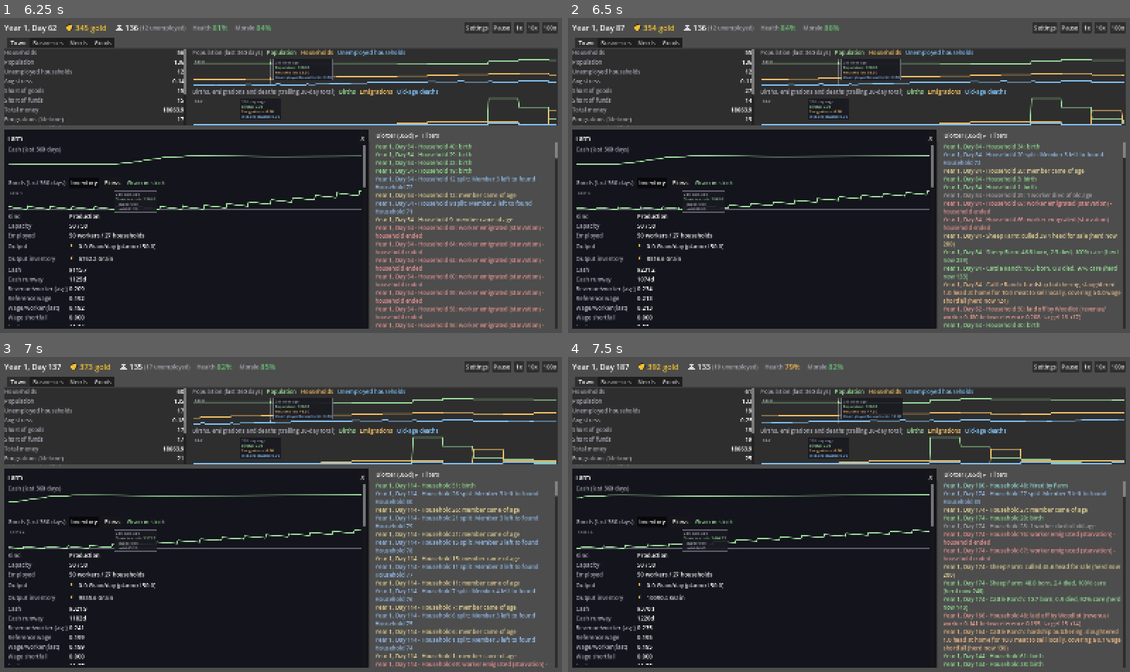
Above: before the commit, frames 1-4 (two rows, left to right).
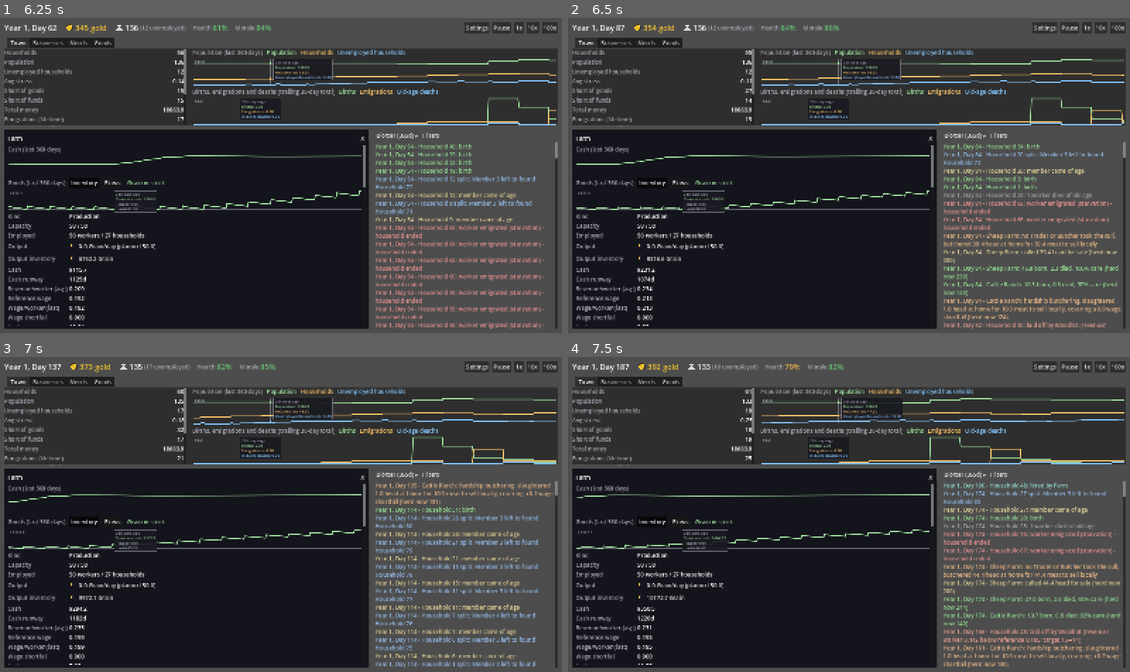
Above: after the commit, the same moments.

Repository: forsman5/sitka
Game: Godot game, scene res://scenes/sim/he_dashboard.tscn
Two runs of this game, one before a commit and one after it. Both use one fixed random seed, a clock stepped at 60 frames per second and the inputs below. This scene is started directly instead of the project's main scene.
Inputs (mouse positions are in pixels of both pictures, inside the frame that each line leads up to):
- Up to frame 1 (6.25 s): click "1x" at 0.5 s; click "10x" at 1.25 s; click "100x" at 2 s; click "Farm" at 2.75 s; tap Enter at 3.5 s; drag from (376, 71) to (337, 106) at 3.52 s; drag from (376, 112) to (252, 238) at 4.27 s; move the mouse to (185, 166) at 5.02 s; hold Right (ui_right) 5.03-5.75 s; hold Alt 5.03-5.75 s; click (185, 166) at 5.17 s; drag from (185, 200) to (112, 128) at 5.77 s
- Up to frame 2 (6.5 s): no input
- Up to frame 3 (7 s): move the mouse to (449, 561) at 6.52 s; hold Left (ui_left) from 6.53 s (still down); tap F at 6.6 s; tap Space at 6.77 s
- Up to frame 4 (7.5 s): release Left (ui_left) at 7.25 s; drag from (680, 467) to (764, 435) at 7.27 s

Frame 1 is identical in both runs. In frame 2, 2.6% of the frame differs, in the area x 66-99%, y 68-99%; in frame 3, 1.7%; in frame 4, 3.0%, in the area x 3-99%, y 23-99%.

Commit message:
Ranches butcher culls at home when no Trader or Butcher can take them
A ranch no longer stockpiles culled livestock. A cull stays in inventory only
if a staffed Trader or Butcher exists in the settlement; otherwise the ranch
butchers it the same day, with the same poor yield and extra work as hardship
butchering, and the meat sells locally. Anything an outlet leaves unsold is
butchered at home when the next cull arrives, so inventory is bounded by one
review. Sheep farms get meat this way too (hardship slaughter still never
touches a live sheep herd).

Meat is now always listed in the local market while a ranch exists. Constants
renamed HARDSHIP_BUTCHER_* -> HOME_BUTCHER_* where they now cover both paths.
Hardship butchering charges its work to care without clamping at zero so the
cost carries into the next review.

Co-Authored-By: Claude Sonnet 5.5 <noreply@anthropic.com>

Diff:
--- a/scripts/sim/harness/run_household_economy.gd
+++ b/scripts/sim/harness/run_household_economy.gd
@@ -47,6 +47,7 @@
 	_check_herd_staffing_matters()
 	_check_herd_monetization()
 	_check_hardship_butchery_makes_local_meat()
+	_check_cull_without_outlet_is_butchered_at_home()
 	_check_butcher_processes_livestock()
 	_check_needs_catalog()
 	_check_need_substitutes()
@@ -1164,8 +1165,14 @@
 	_assert(sheep["herd_size"] > HEScenarioSeeds.SHEEP_STARTING_HERD, "Sheep herd should have grown from its seeded starting size")
 	_assert(cattle["herd_size"] <= HESimulation.HERD_CULL_TARGET[HEBusiness.Species.CATTLE] + EPSILON, "Cattle herd should never exceed its cull target, got %.2f" % cattle["herd_size"])
 	_assert(sheep["herd_size"] <= HESimulation.HERD_CULL_TARGET[HEBusiness.Species.SHEEP] + EPSILON, "Sheep herd should never exceed its cull target, got %.2f" % sheep["herd_size"])
-	_assert(cattle["stock"] > 0.0, "Cattle Ranch should have culled at least once by now, stock is still 0")
-	_assert(sheep["stock"] > 0.0, "Sheep Farm should have culled at least once by now, stock is still 0")
+	# Where a cull ends up (an outlet's inventory, or home-butchered into
+	# meat) depends on which businesses survived, so count the culls themselves.
+	var culled := {"Cattle": 0.0, "Sheep": 0.0}
+	for record in sim.get_daily_history(730):
+		for animal in culled.keys():
+			culled[animal] += (record["produced"] as Dictionary).get(animal, 0.0)
+	_assert(culled["Cattle"] > 0.0, "Cattle Ranch should have culled at least once in the last two years")
+	_assert(culled["Sheep"] > 0.0, "Sheep Farm should have culled at least once in the last two years")
 	_assert(sheep["wool_stock"] > 0.0, "Sheep Farm should have accumulated some wool by now")
 
 	var land_used: float = cattle["herd_size"] * HESimulation.CATTLE_LAND_PER_HEAD + sheep["herd_size"] * HESimulation.SHEEP_LAND_PER_HEAD
@@ -1305,7 +1312,7 @@
 	var day_one: Dictionary = sim.get_daily_history(1)[0]
 	_assert((day_one["exported"] as Dictionary).get("Cattle", 0.0) < 0.0001, "Hardship butchering must not be booked as a Trader export")
 	var made: float = (day_one["produced"] as Dictionary).get("Meat", 0.0)
-	_assert(made >= HESimulation.HARDSHIP_BUTCHER_MEAT_PER_HEAD[HEBusiness.Species.CATTLE], "The slaughter should produce meat, made %.1f" % made)
+	_assert(made >= HESimulation.HOME_BUTCHER_MEAT_PER_HEAD[HEBusiness.Species.CATTLE], "The slaughter should produce meat, made %.1f" % made)
 	_assert(ranch.stock(Commodity.Type.CATTLE) < 0.0001, "Home slaughter should not touch the culled-livestock inventory")
 	print("  slaughtered %.0f head -> %.1f meat on the shelf (herd %.1f -> %.1f)" % [ranch.last_hardship_butchered, made, herd_before, ranch.herd_size])
 
@@ -1321,6 +1328,34 @@
 	_assert(sim.businesses.has(ranch.id), "The ranch should survive on the meat it sells")
 	_assert(ranch.balance > balance_after_slaughter, "Meat sales should repay the ranch's debt")
 	_check_demographic_invariants(sim)
+
+## With no staffed Trader or Butcher, a ranch butchers its own cull the day it
+## happens: no standing livestock stock, and the meat is sold locally. With an
+## outlet staffed, the cull stays in inventory for it to buy.
+func _check_cull_without_outlet_is_butchered_at_home() -> void:
+	print("\n=== Culls with no Trader or Butcher are butchered at home ===")
+	var sim := _new_sim("build_three_business_economy")
+	for outlet_id in [HEScenarioSeeds.TRADER_BUSINESS_ID, HEScenarioSeeds.BUTCHER_BUSINESS_ID]:
+		var outlet: HEBusiness = sim.businesses[outlet_id]
+		outlet.capacity = 0
+		outlet.max_capacity = 0
+	var ranches := {}
+	for business_id in [HEScenarioSeeds.CATTLE_RANCH_BUSINESS_ID, HEScenarioSeeds.SHEEP_FARM_BUSINESS_ID]:
+		ranches[business_id] = sim.businesses[business_id]
+	sim.advance_ticks(24 * HESimulation.HERD_EVAL_INTERVAL_DAYS)
+	var produced_meat := 0.0
+	for record in sim.get_daily_history(24 * HESimulation.HERD_EVAL_INTERVAL_DAYS):
+		produced_meat += (record["produced"] as Dictionary).get("Meat", 0.0)
+	_assert(produced_meat > 0.0, "Home-butchered culls should produce meat")
+	for business_id in ranches.keys():
+		var ranch: HEBusiness = sim.businesses.get(business_id)
+		if ranch == null:
+			continue
+		var animals := ranch.stock(ranch.herd_commodity())
+		print("  %s: %d head of livestock held, %.1f meat made over the run" % [ranch.name, int(animals), produced_meat])
+		_assert(animals < 0.0001, "%s should hold no culled livestock without an outlet, holds %.1f" % [ranch.name, animals])
+	var sees_meat: bool = sim.get_market_summary().has("Meat")
+	_assert(sees_meat, "Meat should be listed in the local market once ranches home-butcher")
 
 ## The Butcher turns a ranch's cull into meat and leather instead of the Trader
 ## exporting it raw, and households eat the meat (twice grain's food value) and
--- a/scripts/sim/household_economy/he_dashboard.gd
+++ b/scripts/sim/household_economy/he_dashboard.gd
@@ -103,6 +103,7 @@
 	{"type": "business_failed", "label": "Business closures"},
 	{"type": "herd_birth", "label": "Herd births"},
 	{"type": "herd_cull", "label": "Herd culls"},
+	{"type": "home_butcher", "label": "Home butchering of culls"},
 	{"type": "hardship_butcher", "label": "Hardship butchering"},
 ]
 
@@ -2708,6 +2709,10 @@
 		"herd_cull":
 			var culling_ranch: String = _business_names.get(event["business_id"], "Business #%d" % event["business_id"])
 			return "[color=#d9c98f]%s - %s: culled %.1f head for sale (herd now %.0f)[/color]" % [day, culling_ranch, event["head"], event["herd_after"]]
+		"home_butcher":
+			var home_ranch: String = _business_names.get(event["business_id"], "Business #%d" % event["business_id"])
+			return "[color=#e0b080]%s - %s: no Trader or Butcher took the cull, butchered %.1f head at home for %.1f meat to sell locally[/color]" % [
+				day, home_ranch, event["head"], event["meat"]]
 		"hardship_butcher":
 			var owner_name: String = _business_names.get(event["business_id"], "Business #%d" % event["business_id"])
 			return "[color=#e0b080]%s - %s: hardship butchering, slaughtered %.1f head at home for %.1f meat to sell locally, covering a %.1f wage shortfall (herd now %.0f)[/color]" % [
--- a/scripts/sim/household_economy/he_simulation.gd
+++ b/scripts/sim/household_economy/he_simulation.gd
@@ -347,6 +347,12 @@
 ## same way a wage bill may run negative (WAGE_NEGATIVE_BALANCE_FLOOR_DAYS).
 const BUTCHERY_CREDIT_LIMIT := 2000.0
 
+## Home butchery: a ranch's culled animals go to a staffed Butcher or Trader
+## when one exists. Otherwise the ranch butchers them itself (see
+## _butcher_stock_at_home) -- same poor yield and extra work as below, so it
+## is never preferred over a real outlet -- so a ranch never holds a standing
+## stock of livestock. Its meat is sold locally like a hardship slaughter's.
+##
 ## Hardship butchering (see _hardship_butcher_if_needed): a herd has no
 ## guaranteed near-term payoff the way a field does -- its cull can be many
 ## HERD_EVAL_INTERVAL_DAYS cycles away from a fresh or just-culled herd, far
@@ -357,9 +363,9 @@
 ## ranch's inventory and sells on the local market to the town's households
 ## (the ranch's own workers among them), so cash arrives as it sells rather
 ## than at once. It is deliberately a worse deal than the Butcher: far less
-## meat per head (HARDSHIP_BUTCHER_MEAT_PER_HEAD, about a twelfth of
+## meat per head (HOME_BUTCHER_MEAT_PER_HEAD, about a twelfth of
 ## BUTCHERY_MEAT_PER_HEAD, with no leather saved), and the work takes
-## HARDSHIP_BUTCHER_WORK_MULTIPLIER times the Butcher's worker-days per head,
+## HOME_BUTCHER_WORK_MULTIPLIER times the Butcher's worker-days per head,
 ## which comes out of the herd's husbandry (care_worker_days). So a ranch
 ## never prefers this over patiently waiting for a normal sale -- it's a last
 ## resort, not a revenue strategy. Never slaughters below this floor, so
@@ -367,11 +373,11 @@
 ## bigger HERD_CULL_TARGET (still ~20% of target, same proportion as before)
 ## so a hardship slaughter can't gut just as large a fraction of the
 ## now-bigger herd.
-const HARDSHIP_BUTCHER_MEAT_PER_HEAD: Dictionary[HEBusiness.Species, float] = {
+const HOME_BUTCHER_MEAT_PER_HEAD: Dictionary[HEBusiness.Species, float] = {
 	HEBusiness.Species.CATTLE: 10.0,
 	HEBusiness.Species.SHEEP: 1.0,
 }
-const HARDSHIP_BUTCHER_WORK_MULTIPLIER := 2.0
+const HOME_BUTCHER_WORK_MULTIPLIER := 2.0
 const HARDSHIP_BUTCHER_MIN_HERD: Dictionary[HEBusiness.Species, float] = {
 	HEBusiness.Species.CATTLE: 30.0,
 	HEBusiness.Species.SHEEP: 20.0,
@@ -1032,8 +1038,8 @@
 		# the Trader instead, never the local market).
 		if b.kind == HEBusiness.Kind.HERD and commodity == Commodity.Type.WOOL and b.species == HEBusiness.Species.SHEEP:
 			return true
-		# ... and a ranch's hardship-slaughtered meat while it is on sale.
-		if b.kind == HEBusiness.Kind.HERD and commodity == Commodity.Type.MEAT and b.stock(commodity) > 0.0001:
+		# ... and a ranch's home-butchered meat (culls with no outlet, hardship).
+		if b.kind == HEBusiness.Kind.HERD and commodity == Commodity.Type.MEAT:
 			return true
 		if b.kind != HEBusiness.Kind.PRODUCTION:
 			continue
@@ -1461,7 +1467,7 @@
 ## computed: if this ranch can't cover today's wage bill even with its
 ## generous negative-balance allowance, slaughter enough of its own live herd
 ## at home to cover the gap in meat, which then sells on the local market --
-## see HARDSHIP_BUTCHER_MEAT_PER_HEAD/HARDSHIP_BUTCHER_MIN_HERD's doc comment
+## see HOME_BUTCHER_MEAT_PER_HEAD/HARDSHIP_BUTCHER_MIN_HERD's doc comment
 ## for why. No money is created here: the meat is "produced" into the ranch's
 ## inventory (like a sheep farm's wool) and the cash arrives only when
 ## households buy it in _clear_market_for.
@@ -1481,7 +1487,7 @@
 		return
 	var meat := Commodity.Type.MEAT
 	var meat_price: float = (markets[b.settlement_id] as HEMarket).price[meat]
-	var meat_per_head: float = HARDSHIP_BUTCHER_MEAT_PER_HEAD[b.species]
+	var meat_per_head: float = HOME_BUTCHER_MEAT_PER_HEAD[b.species]
 	var head_value: float = meat_per_head * meat_price
 	if head_value <= 0.0:
 		return
@@ -1503,8 +1509,8 @@
 	b.add_stock(meat, meat_made)
 	b.last_hardship_butchered = butchered
 	# The crew's time goes into the carcasses instead of husbandry.
-	var worker_days: float = butchered * BUTCHERY_WORKER_DAYS_PER_HEAD[b.species] * HARDSHIP_BUTCHER_WORK_MULTIPLIER
-	b.care_worker_days = maxf(0.0, b.care_worker_days - worker_days)
+	var worker_days: float = butchered * BUTCHERY_WORKER_DAYS_PER_HEAD[b.species] * HOME_BUTCHER_WORK_MULTIPLIER
+	b.care_worker_days -= worker_days
 	# Booked as production, like a sheep farm's wool: it appears in the
 	# ranch's inventory from nothing (the animal was herd_size, not inventory,
 	# so no CATTLE stock is consumed), and leaves it again when households buy
@@ -1513,6 +1519,47 @@
 	_log_herd_event(b, "hardship_butcher", {
 		"business_id": b.id, "head": butchered, "meat": meat_made,
 		"worker_days": worker_days, "shortfall": cash_shortfall, "herd_after": b.herd_size,
+	})
+
+## Whether a ranch's culled animals have anywhere to go in `settlement_id`: a
+## staffed Trader exports them raw, a staffed Butcher buys them. With neither,
+## the ranch has to butcher its own cull (_butcher_stock_at_home).
+func _livestock_has_outlet(settlement_id: int) -> bool:
+	for business_id in businesses.keys():
+		var other: HEBusiness = businesses[business_id]
+		if other.settlement_id != settlement_id:
+			continue
+		if (other.kind == HEBusiness.Kind.TRADER or other.processes_livestock) and _business_employed_worker_count(business_id) > 0:
+			return true
+	return false
+
+## Kind.HERD only: butchers up to `head` of the ranch's culled livestock
+## inventory at home, with the same poor yield and extra work as a hardship
+## slaughter (HOME_BUTCHER_MEAT_PER_HEAD / HOME_BUTCHER_WORK_MULTIPLIER). The
+## animals leave inventory (booked as consumed, like the Butcher's input) and
+## the meat enters it (booked as produced), to sell on the local market. A
+## ranch's inventory never holds livestock for long: _run_herds sends a cull
+## here straight away when there is no outlet, and clears whatever an outlet
+## did not take by the next cull.
+func _butcher_stock_at_home(b: HEBusiness, head: float, record: Dictionary) -> void:
+	var livestock := b.herd_commodity()
+	head = minf(head, b.stock(livestock))
+	if head <= 0.0001:
+		return
+	var meat_made: float = head * HOME_BUTCHER_MEAT_PER_HEAD[b.species]
+	b.consume(livestock, head)
+	b.add_flow(HEBusiness.FLOW_CONSUMED, livestock, head)
+	var animal_name := Commodity.name_of(livestock)
+	record["consumed"][animal_name] = record["consumed"].get(animal_name, 0.0) + head
+	b.add_stock(Commodity.Type.MEAT, meat_made)
+	_accumulate(record["produced"], Commodity.name_of(Commodity.Type.MEAT), meat_made)
+	# The crew's time goes into the carcasses instead of husbandry; it is
+	# charged against the next review's care, which this cull has just reset.
+	var worker_days: float = head * BUTCHERY_WORKER_DAYS_PER_HEAD[b.species] * HOME_BUTCHER_WORK_MULTIPLIER
+	b.care_worker_days -= worker_days
+	_log_herd_event(b, "home_butcher", {
+		"business_id": b.id, "head": head, "meat": meat_made,
+		"worker_days": worker_days, "herd_after": b.herd_size,
 	})
 
 ## Each PRODUCTION business produces its one recipe output using however
@@ -2781,6 +2828,10 @@
 			b.last_wool_produced = wool
 			_accumulate(record["produced"], Commodity.name_of(Commodity.Type.WOOL), wool)
 
+		# Whatever the Trader or Butcher did not take of the last cull in a
+		# whole review is butchered at home now: a ranch holds no standing stock.
+		_butcher_stock_at_home(b, b.stock(b.herd_commodity()), record)
+
 		b.last_culled = {}
 		b.last_actual_units = 0.0
 		var target: float = herd_cull_target(b)
@@ -2793,6 +2844,10 @@
 			b.last_actual_units = excess
 			_accumulate(record["produced"], Commodity.name_of(commodity), excess)
 			_log_herd_event(b, "herd_cull", {"head": excess, "herd_after": b.herd_size})
+			# With no staffed Trader or Butcher to take the cull, the ranch
+			# butchers it itself right away instead of stockpiling it.
+			if not _livestock_has_outlet(b.settlement_id):
+				_butcher_stock_at_home(b, excess, record)
 
 		land_claimed[b.settlement_id] = claimed_by_others + b.herd_size * land_per_head
 
